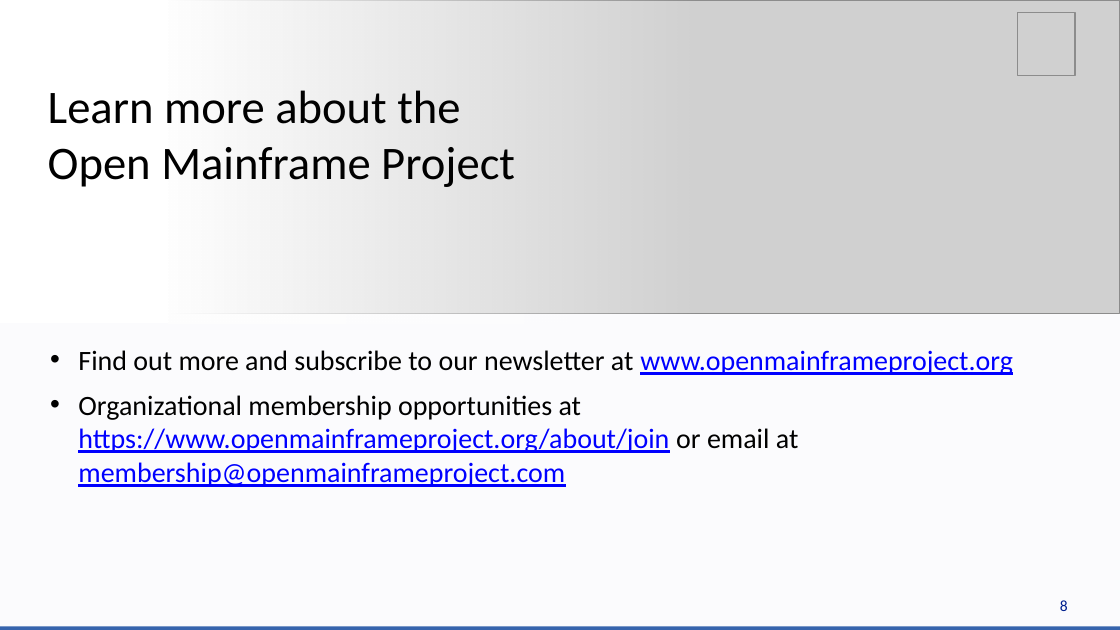
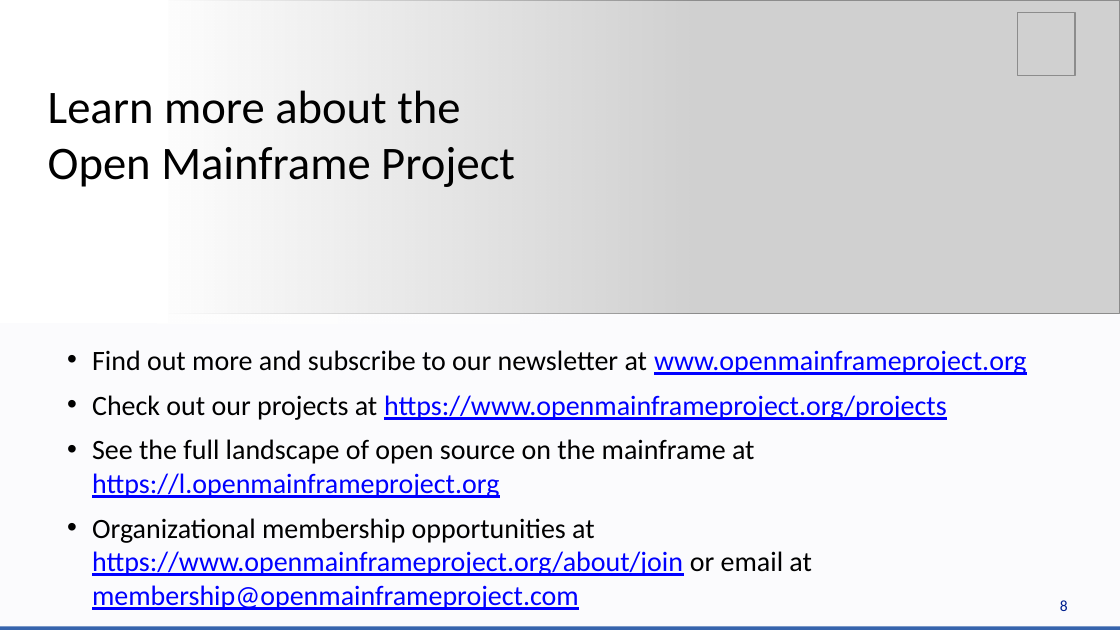
Before and after one commit to openmainframeproject/foundation, a slide deck: slide 8 of overview_deck/zorow_overview_deck.pptx. Drawn at 1120x630 pixels with LibreOffice and Linux fonts; fonts in the diff are those of the drawing; grey boxes stand for pictures; background and template pictures are left out. Boxes give left, top, right and bottom in pixels: in the first picture for what was removed or moved away, otherwise in the second. Text is boxed around its words. In the diff, an @@ line names an element or a change of style, - is before the commit and + after.

Commit message:
Update Zorow deck and add Zowe

```diff
--- a/overview_deck/zorow_overview_deck.pptx
+++ b/overview_deck/zorow_overview_deck.pptx
@@ text at (92, 350, 1027, 576): indent changed @@
@@ text at (92, 395, 947, 498): paragraphs added @@
+• Check out our projects at https://www.openmainframeproject.org/projects
+• See the full landscape of open source on the mainframe at https://l.openmainframeproject.org
```
Also in this commit, not shown: 3 other files.
